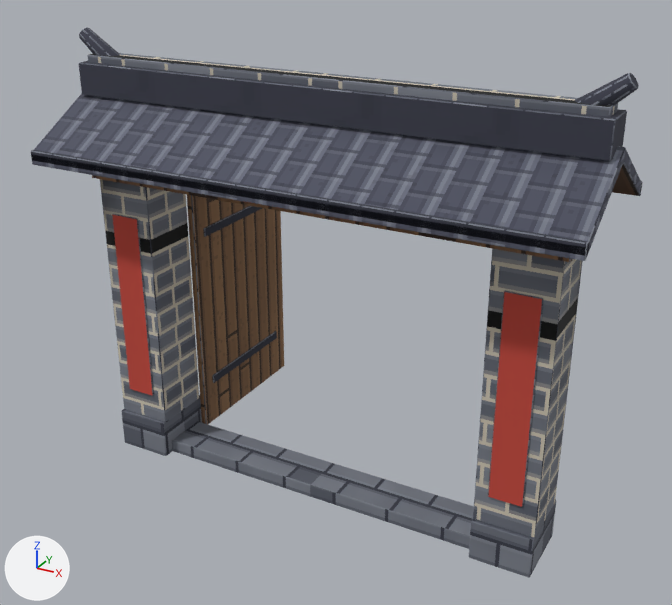
Renders of the glTF model godot/assets/blender/cn_courtyard_gate_1.glb from each side of a commit.
The view is the same before and after, from a 50 mm camera at (3.45, -6.01, 4.8) aimed at (-0.04, 0.33, 1.63). Every picture has the same lights, and +X, +Y and +Z are marked at lower left. The picture after the commit comes second. Vertices at exactly the same position are counted once.

Objects in the first picture: 'cn_courtyard_gate_2'.
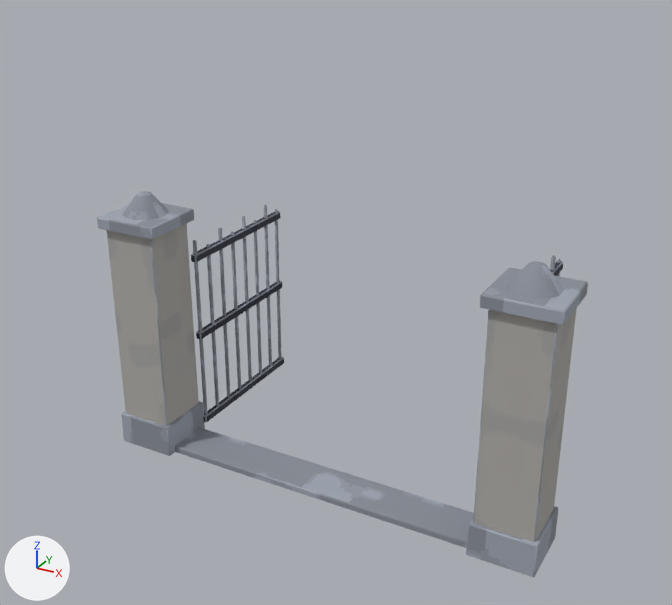
Diff of the bpy script that builds the scene:
```diff
--- a/godot/assets/blender/cn_courtyard_gate_1.glb.py
+++ b/godot/assets/blender/cn_courtyard_gate_1.glb.py
@@ me_cn_courtyard_gate_2 @@
-me_cn_courtyard_gate_2.from_pydata(...)  # 524 vertices, 844 faces; spans x -2.28..2.28, y -0.75..1.71, z 0.0..3.78
-me_cn_courtyard_gate_2.materials.append(mat_pw_stone)  # picture img_pw_stone
-me_cn_courtyard_gate_2.materials.append(mat_pw_brick_grey)  # picture img_pw_brick_grey
-me_cn_courtyard_gate_2.materials.append(mat_pw_red_paper)  # picture img_pw_red_paper
-me_cn_courtyard_gate_2.materials.append(mat_pw_door_wood)  # picture img_pw_door_wood
+me_cn_courtyard_gate_2.from_pydata(...)  # 880 vertices, 1538 faces; spans x -2.05..2.05, y -0.3..1.71, z 0.0..2.43
+# me_cn_courtyard_gate_2 part 1: the loose piece of 20 vertices spanning x 1.42..1.58, y 0.4..1.55, z 1.96..2.04 is scaled about its middle by (0.335, 1.26, 0.839), then moved by (-0.03, 0.01, -0.21)
+# me_cn_courtyard_gate_2 part 2: the loose piece of 20 vertices spanning x 1.5..2.0, y -0.3..0.3, z 0.0..0.35 is scaled about its middle by (1.2, 0.993, 0.269), then moved by (0.0, 0.0, 2.02), in mat_pw_cement (picture img_pw_cement)
+# me_cn_courtyard_gate_2 part 3: the loose piece of 20 vertices spanning x -2.0..-1.5, y -0.3..0.3, z 0.0..0.35 is scaled about its middle by (1.11, 0.925, 0.848), then moved by (3.5, 0.0, -0.03), in mat_pw_cement (picture img_pw_cement)
+# me_cn_courtyard_gate_2 part 4: the loose piece of 20 vertices spanning x -1.58..-1.42, y 0.4..1.55, z 1.96..2.04 is scaled about its middle by (0.335, 1.26, 0.839), then moved by (0.03, 0.01, -0.21)
+# me_cn_courtyard_gate_2 part 5: the loose piece of 20 vertices spanning x -1.5..-1.44, y 0.26..1.71, z 0.05..2.55 is scaled about its middle by (0.929, 0.997, 0.0251), then moved by (0.0, 0.0, -0.29)
+# me_cn_courtyard_gate_2 part 6: the loose piece of 20 vertices spanning x -1.58..-1.42, y 0.4..1.55, z 0.46..0.54 is scaled about its middle by (0.335, 1.26, 0.839), then moved by (0.03, 0.01, -0.38)
+# me_cn_courtyard_gate_2 part 7: the loose piece of 20 vertices spanning x -2.05..2.05, y -0.3..0.3, z 2.6..2.85 is scaled about its middle by (0.143, 0.993, 0.379), then moved by (-1.75, 0.0, -0.53), in mat_pw_cement (picture img_pw_cement)
+# me_cn_courtyard_gate_2 part 8: 12 loose pieces with 272 vertices, spanning x -2.28..2.28, y -0.75..0.75, z 0.6..3.78, are deleted
+# me_cn_courtyard_gate_2 part 9: 64 vertices removed from x -2.01..2.01, y -0.26..0.26, z 0.11..3.16; 692 vertices added at x -2.03..2.0, y -0.28..1.68, z 0.0..2.43
+# other edits to the shape of me_cn_courtyard_gate_2 do not show in these pictures
 me_cn_courtyard_gate_2.materials.append(mat_pw_iron)
-me_cn_courtyard_gate_2.materials.append(mat_pw_wall_wood)  # picture img_pw_wall_wood
-me_cn_courtyard_gate_2.materials.append(mat_pw_tile_cn)  # picture img_pw_tile_cn
-me_cn_courtyard_gate_2.materials.append(mat_pw_roof_under)  # picture img_pw_roof_under
-me_cn_courtyard_gate_2.materials.append(mat_pw_roof_cap)  # picture img_pw_roof_cap
+me_cn_courtyard_gate_2.materials.append(mat_pw_cement)  # picture img_pw_cement
+me_cn_courtyard_gate_2.materials.append(mat_pw_render_cn)  # picture img_pw_render_cn
```

What differs and where, as boxes [x1, y1, x2, y2] in the pictures (672 x 605 px; the box of a moved part takes in the faces that stretch with it):
'cn_courtyard_gate_2', reshaped (20% narrower, 30% shorter): before [31, 27, 642, 578]; after [97, 191, 588, 577]
part 1 of me_cn_courtyard_gate_2, moved or reshaped (not visible before): after [550, 261, 563, 276]
part 2 of me_cn_courtyard_gate_2, moved or reshaped: before [469, 499, 556, 578]; after [480, 267, 588, 324]
part 3 of me_cn_courtyard_gate_2, moved or reshaped: before [121, 395, 202, 456]; after [466, 506, 558, 577]
part 4 of me_cn_courtyard_gate_2, moved or reshaped: before [203, 206, 262, 237]; after [191, 211, 281, 262]
part 5 of me_cn_courtyard_gate_2, moved or reshaped: before [187, 195, 284, 424]; after [196, 281, 282, 339]
part 6 of me_cn_courtyard_gate_2, moved or reshaped: before [212, 331, 277, 383]; after [203, 357, 284, 422]
part 7 of me_cn_courtyard_gate_2, moved or reshaped: before [92, 175, 573, 262]; after [97, 203, 194, 239]
part 8 of me_cn_courtyard_gate_2, deleted: before [31, 27, 642, 507]
part 9 of me_cn_courtyard_gate_2, cut back: before [100, 179, 582, 549]; after [107, 191, 577, 548]
